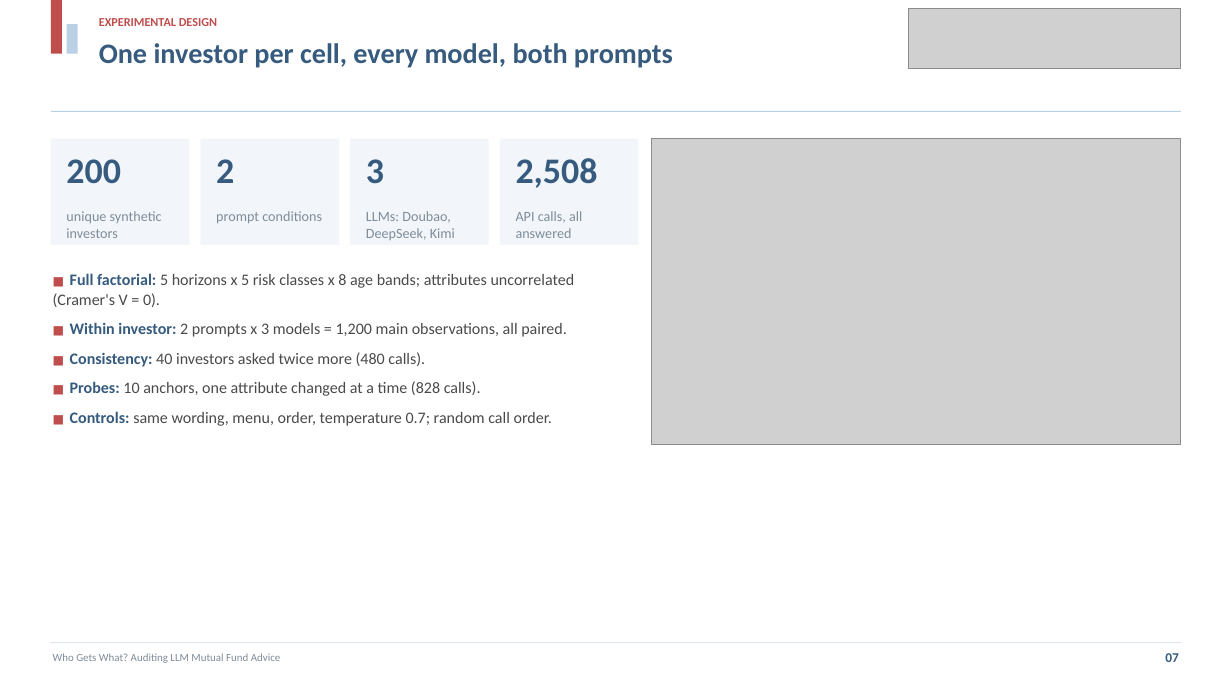
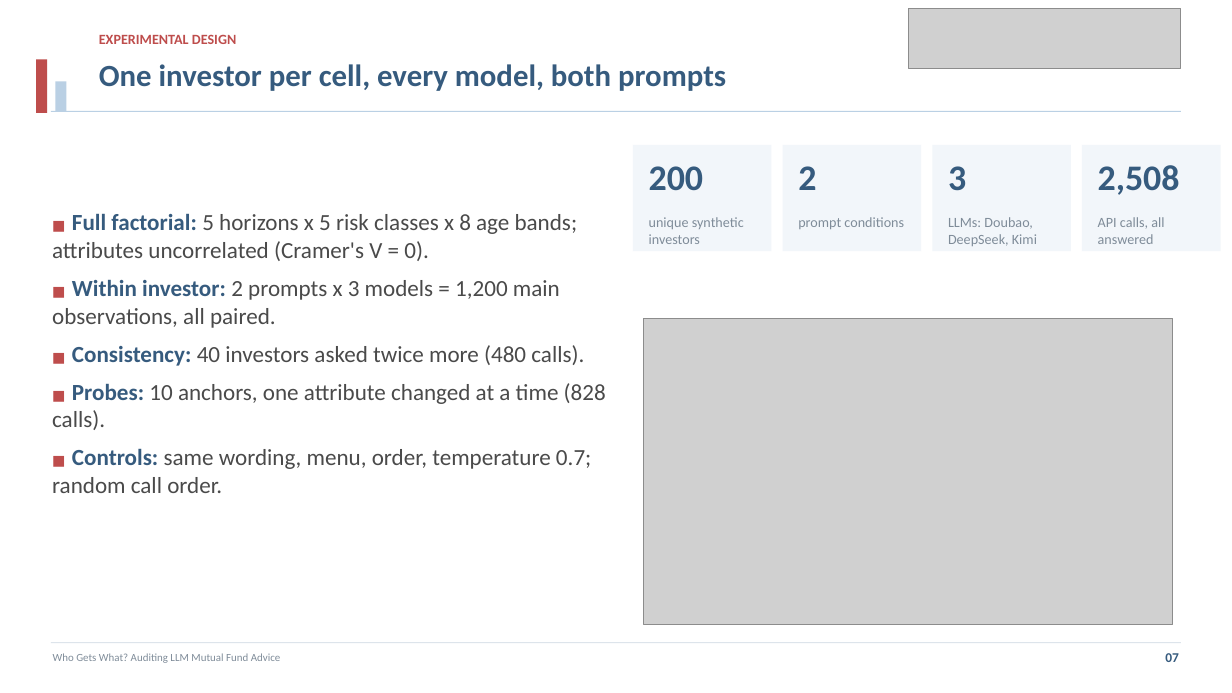
Before and after one commit to projectwork272005/AIauditingfinancial, a slide deck: slide 7 of presentation/presentation.pptx. Drawn at 1232x693 pixels with LibreOffice and Linux fonts; fonts in the diff are those of the drawing; grey boxes stand for pictures. Boxes give left, top, right and bottom in pixels: in the first picture for what was removed or moved away, otherwise in the second. Text is boxed around its words. In the diff, an @@ line names an element or a change of style, - is before the commit and + after.

```diff
--- a/presentation/presentation.pptx
+++ b/presentation/presentation.pptx
@@ text "EXPERIMENTAL DESIGN": place and size @@
-text "EXPERIMENTAL DESIGN" at [99,18,217,26]
+text "EXPERIMENTAL DESIGN" at [99,34,236,44]
@@ text "EXPERIMENTAL DESIGN" at [99,34,236,44]: size 9.5 to 11 pt @@
@@ rectangle: place and size @@
-rectangle at [51,0,62,54]
+rectangle at [36,59,47,113]
@@ text "One investor per cell, every ...": place and size @@
-text "One investor per cell, every ..." at [99,43,673,68]
+text "One investor per cell, every ..." at [99,64,726,91]
@@ text "One investor per cell, every ..." at [99,64,726,91]: size 22 to 24 pt @@
@@ rectangle: place and size @@
-rectangle at [67,24,78,54]
+rectangle at [55,81,67,111]
@@ 2 texts, 1 rectangle: place and size @@
-2 texts, 1 rectangle at [216,139,489,245]
+2 texts, 1 rectangle at [798,145,1071,251]
@@ 6 texts, 3 rectangles: place and size @@
-6 texts, 3 rectangles at [51,139,639,245]
+6 texts, 3 rectangles at [633,145,1221,251]
@@ text "■ Full factorial: 5 horizons ...": place and size @@
-text "■ Full factorial: 5 horizons ..." at [53,273,575,426]
+text "■ Full factorial: 5 horizons ..." at [52,213,606,493]
@@ text "■ Full factorial: 5 horizons ..." at [52,213,606,493]: size 9.5 to 11 pt in "■", "■", "■", "■" and 1 more places; size 12.5 to 18 pt @@
@@ picture: place and size @@
-picture at [652,139,1181,445]
+picture at [643,318,1173,625]
```
Also in this commit, not shown: 19 other slides changed, 2 other files.
